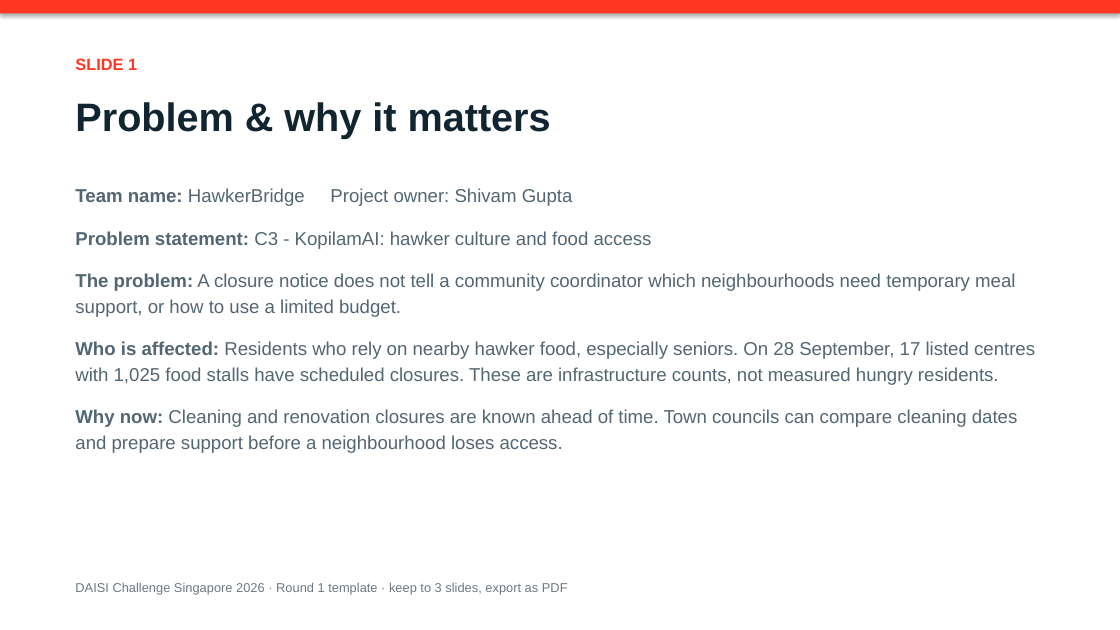
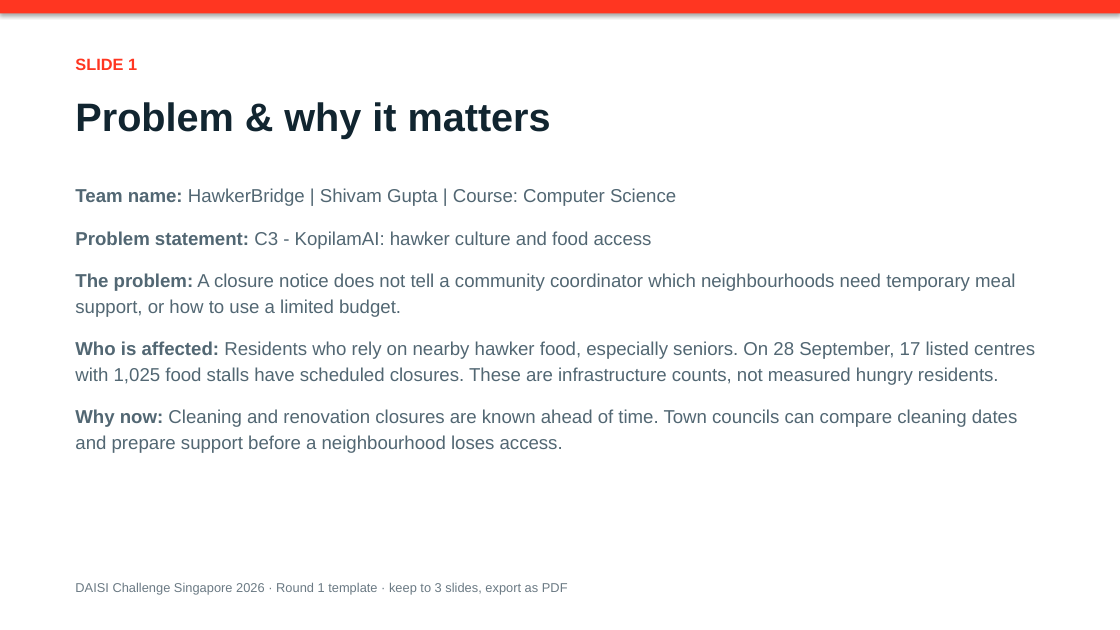
Before and after one commit to shi1720/DAISI, a slide deck: slide 1 of output/presentations/hawkerbridge-round1.pptx. Drawn at 1120x630 pixels with LibreOffice and Linux fonts; fonts in the diff are those of the drawing. Boxes give left, top, right and bottom in pixels: in the first picture for what was removed or moved away, otherwise in the second. Text is boxed around its words. In the diff, an @@ line names an element or a change of style, - is before the commit and + after.

Commit message:
Record confirmed Devpost submission and supplied course [skip ci]

```diff
--- a/output/presentations/hawkerbridge-round1.pptx
+++ b/output/presentations/hawkerbridge-round1.pptx
@@ text at [75,188,676,206]: text changed @@
-Team name: HawkerBridge Project owner: Shivam Gupta
+Team name: HawkerBridge | Shivam Gupta | Course: Computer Science
```
Also in this commit, not shown: 10 other files.
